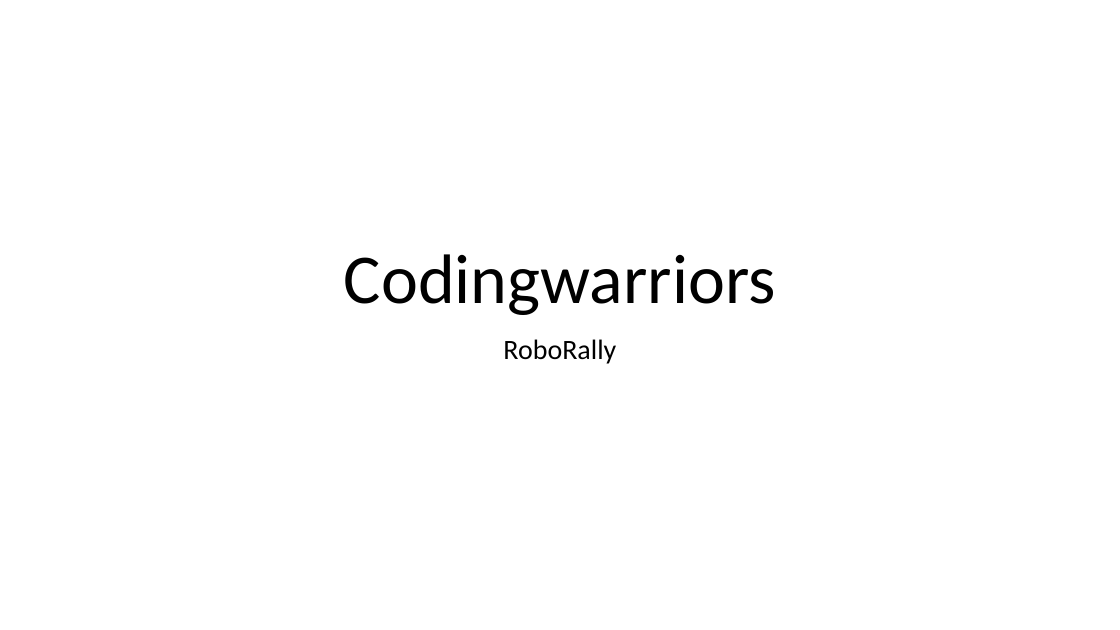
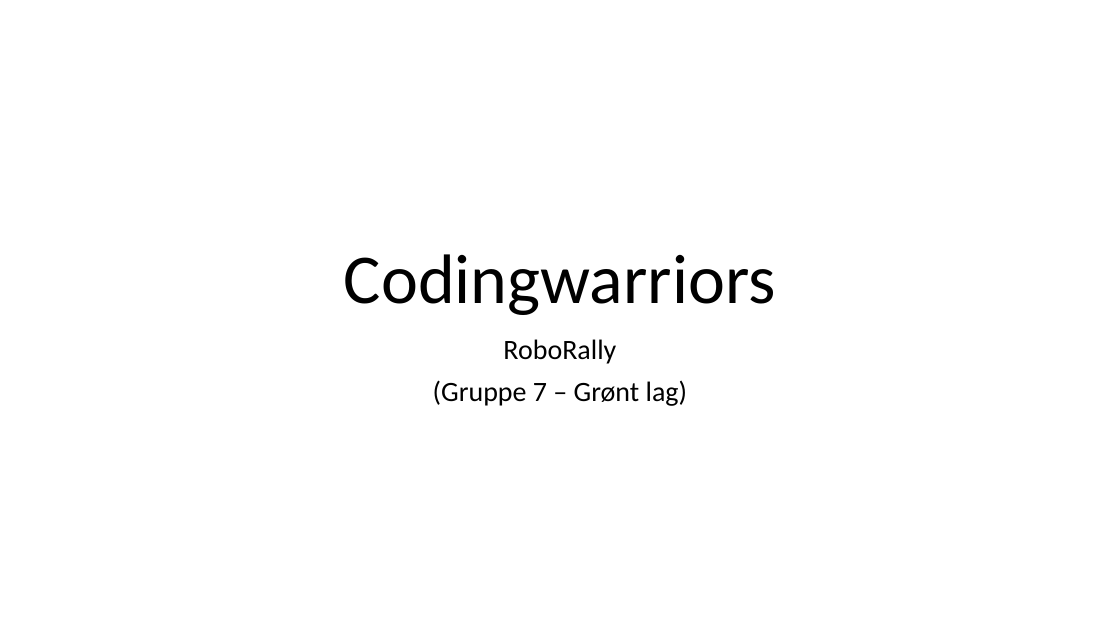
Before and after one commit to inf112-v19/codingwarriors, a slide deck: slide 1 of src/presentation/Codingwarriors.pptx. Drawn at 1120x630 pixels with LibreOffice and Linux fonts; fonts in the diff are those of the drawing. Boxes give left, top, right and bottom in pixels: in the first picture for what was removed or moved away, otherwise in the second. Text is boxed around its words. In the diff, an @@ line names an element or a change of style, - is before the commit and + after.

```diff
--- a/src/presentation/Codingwarriors.pptx
+++ b/src/presentation/Codingwarriors.pptx
@@ subtitle at [433, 380, 687, 406]: paragraph added @@
+(Gruppe 7 – Grønt lag)
```
Also in this commit, not shown: 2 other slides changed, 6 other files.
